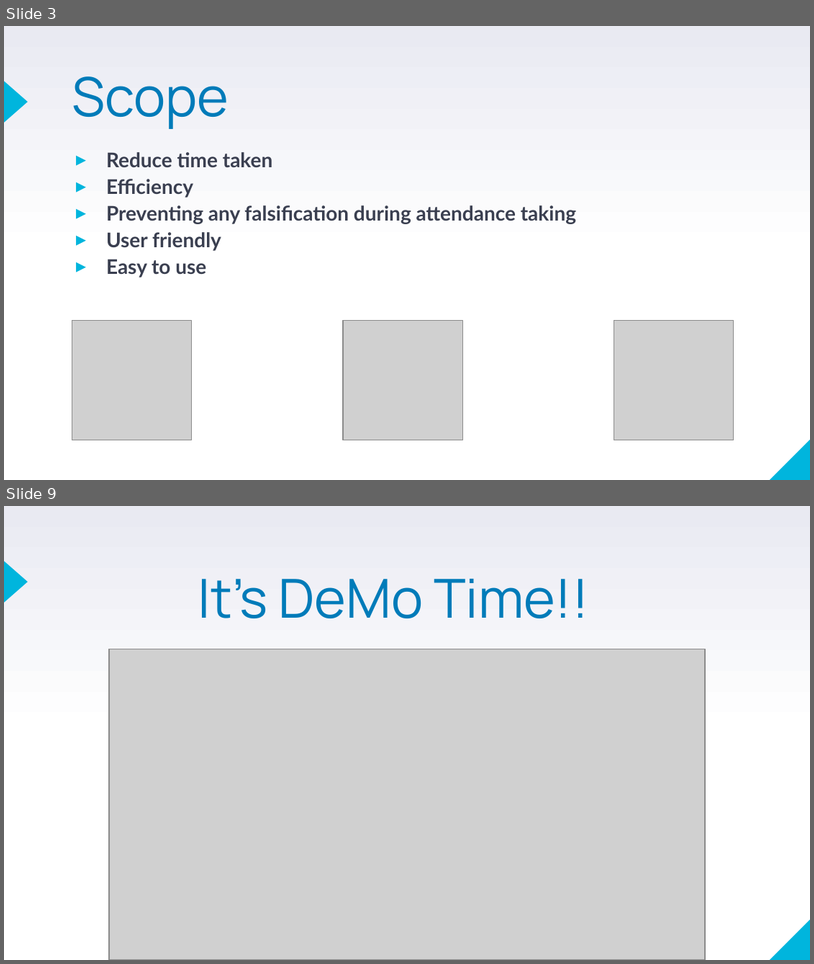
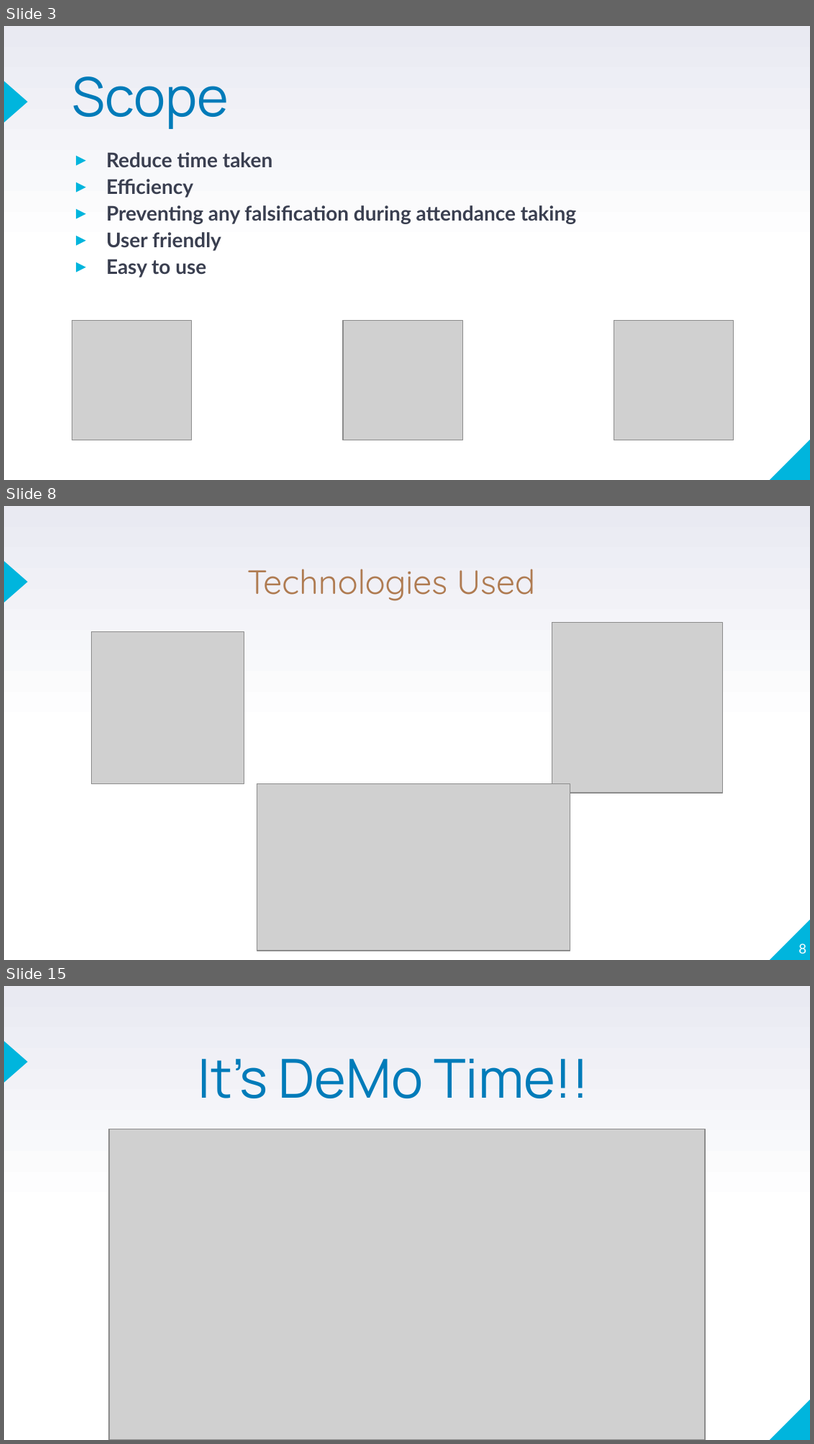
Before and after one commit to NotConfident/FaceRecognitionProject, a slide deck: P1 Project Presentation .pptx. Shown one above the other, each under a label of ours: slides 3 and 9 before the commit, slides 3, 8 and 15 after it; the slides between them are not shown. The pictures are 814x964 and 814x1444 pixels, drawn with LibreOffice and Linux fonts; fonts in the diff are those of the drawing; grey boxes stand for pictures. Boxes give left, top, right and bottom in pixels: in the first picture for what was removed or moved away, otherwise in the second. Text is boxed around its words. In the diff, an @@ line names an element or a change of style, - is before the commit and + after.

```diff
--- a/P1 Project Presentation .pptx
+++ b/P1 Project Presentation .pptx
@@ slide 8 added at box(4, 506, 810, 960), background gradient #FFFFFF to #E9EAF2; not listed: 2 template elements that a slide beside it also shows @@
@@ title added at box(247, 569, 535, 601), 30 pt, text #AF7B51 @@
+Technologies Used
@@ picture added at box(92, 632, 244, 784) @@
@@ picture added at box(553, 622, 723, 793) @@
@@ picture added at box(257, 783, 570, 950) @@
@@ page number added at box(799, 943, 807, 953), 12 pt, text #FFFFFF @@
+8
@@ what was slide 9 is now slide 15 @@
```
Also in this commit, not shown: 6 slides changed, 5 other slides added.
